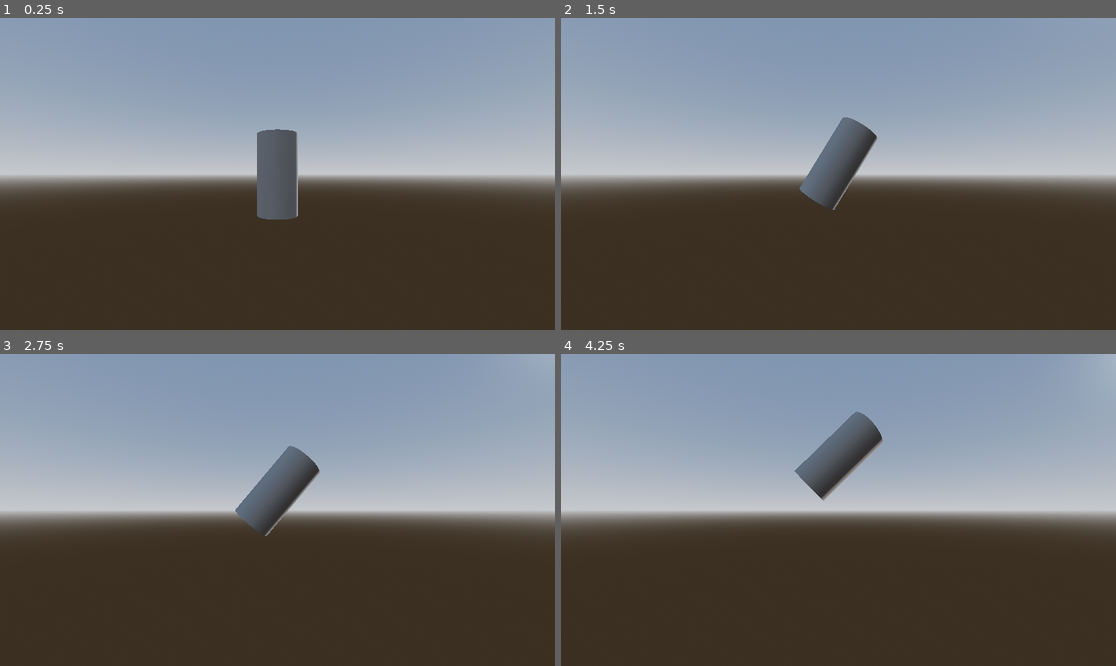
Above: before the commit, frames 1-4 (two rows, left to right).
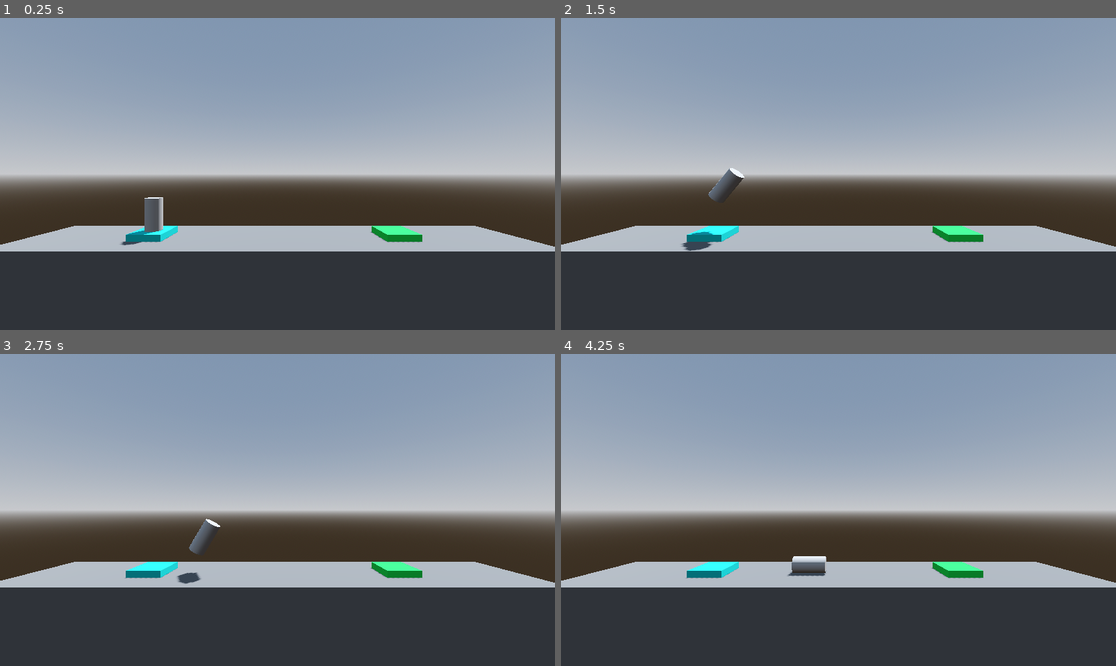
Above: after the commit, the same moments.

Repository: ecnivs/Boost
Game: Godot game, scene res://Level/level.tscn
The game is run twice, just before and just after one commit, with the same random seed, the same clock (stepped at 60 frames per second) and the same inputs. Before the commit the project starts from res://player.tscn.
Inputs:
- Up to frame 1 (0.25 s): no input
- Up to frame 2 (1.5 s): tap Enter (ui_accept) at 0.5, 0.77, 0.8, 1.07, 1.35 s; hold Right (ui_right) 0.53-1.28 s; hold Up (boost, bound only after the commit) 0.53-1.28 s; hold Left (ui_left) from 1.28 s (still down)
- Up to frame 3 (2.75 s): tap Enter (ui_accept) at 1.52, 1.82, 2.3 s; tap Up (boost, bound only after the commit) at 1.55 s; release Left (ui_left) at 2.03 s; hold Right (ui_right) from 2.03 s (still down); hold Up (boost, bound only after the commit) from 2.03 s (still down)
- Up to frame 4 (4.25 s): release Up (boost, bound only after the commit) at 2.78 s; tap Up (boost, bound only after the commit) at 2.85 s; tap Enter (ui_accept) at 3.02, 3.32 s; release Right (ui_right) at 3.53 s; hold Left (ui_left) from 3.53 s (still down); hold Enter (ui_accept) from 3.53 s (still down)

The runs differ from the first frame. In frame 1, 9.7% of the frame differs, in the area x 0-100%, y 35-75%; in frame 2, 9.6%; in frame 3, 9.6%; in frame 4, 9.6%.

Commit message:
Level setup and key mapping

Diff:
--- /dev/null
+++ b/Level/level.tscn
@@ -0,0 +1,58 @@
+[gd_scene load_steps=8 format=3 uid="uid://dj2dfpl52quqd"]
+
+[ext_resource type="PackedScene" uid="uid://2psp66v0861x" path="res://player.tscn" id="1_0530j"]
+
+[sub_resource type="ProceduralSkyMaterial" id="ProceduralSkyMaterial_jvse3"]
+sky_horizon_color = Color(0.64625, 0.65575, 0.67075, 1)
+ground_horizon_color = Color(0.64625, 0.65575, 0.67075, 1)
+
+[sub_resource type="Sky" id="Sky_pel41"]
+sky_material = SubResource("ProceduralSkyMaterial_jvse3")
+
+[sub_resource type="Environment" id="Environment_ti1q6"]
+background_mode = 2
+sky = SubResource("Sky_pel41")
+tonemap_mode = 2
+glow_enabled = true
+
+[sub_resource type="StandardMaterial3D" id="StandardMaterial3D_wjrgo"]
+albedo_color = Color(0.362829, 0.36283, 0.362829, 1)
+
+[sub_resource type="StandardMaterial3D" id="StandardMaterial3D_rbuny"]
+albedo_color = Color(5.77569e-07, 0.692609, 0.692608, 1)
+
+[sub_resource type="StandardMaterial3D" id="StandardMaterial3D_enemn"]
+albedo_color = Color(0.0903373, 0.761911, 0.261992, 1)
+
+[node name="Level" type="Node3D"]
+
+[node name="WorldEnvironment" type="WorldEnvironment" parent="."]
+environment = SubResource("Environment_ti1q6")
+
+[node name="DirectionalLight3D" type="DirectionalLight3D" parent="."]
+transform = Transform3D(-0.866023, -0.433016, 0.250001, 0, 0.499998, 0.866027, -0.500003, 0.749999, -0.43301, 0, 0, 0)
+shadow_enabled = true
+
+[node name="Floor" type="CSGBox3D" parent="."]
+transform = Transform3D(1, 0, 0, 0, 1, 0, 0, 0, 1, 0, -4, 0)
+use_collision = true
+size = Vector3(30, 8, 5)
+material = SubResource("StandardMaterial3D_wjrgo")
+
+[node name="Camera3D" type="Camera3D" parent="Floor"]
+transform = Transform3D(1, 0, 0, 0, 1, 0, 0, 0, 1, 0.2, 7.884, 12.653)
+
+[node name="LaunchPad" type="CSGBox3D" parent="."]
+transform = Transform3D(1, 0, 0, 0, 1, 0, 0, 0, 1, -7.5, 0.2, 0)
+use_collision = true
+size = Vector3(2, 0.4, 2)
+material = SubResource("StandardMaterial3D_rbuny")
+
+[node name="LandingPad" type="CSGBox3D" parent="."]
+transform = Transform3D(1, 0, 0, 0, 1, 0, 0, 0, 1, 7.5, 0.2, 0)
+use_collision = true
+size = Vector3(2, 0.4, 2)
+material = SubResource("StandardMaterial3D_enemn")
+
+[node name="Player" parent="." instance=ExtResource("1_0530j")]
+transform = Transform3D(1, 0, 0, 0, 1, 0, 0, 0, 1, -7.5, 1.4, 0)
--- a/player.gd
+++ b/player.gd
@@ -1,11 +1,11 @@
-extends Node3D
+extends RigidBody3D
 
 func _process(delta: float) -> void:
-	if Input.is_action_pressed("ui_accept"):
-		position.y += delta
+	if Input.is_action_pressed("boost"):
+		apply_central_force(basis.y * delta * 1000)
 
-	if Input.is_action_pressed("ui_left"):
-		rotate_z(delta)
+	if Input.is_action_pressed("rotate_left"):
+		apply_torque(Vector3(0.0, 0.0, 100.0 * delta))
 
-	if Input.is_action_pressed("ui_right"):
-		rotate_z(-delta)
+	if Input.is_action_pressed("rotate_right"):
+		apply_torque(Vector3(0.0, 0.0, -100.0 * delta))
--- a/player.tscn
+++ b/player.tscn
@@ -1,36 +1,22 @@
-[gd_scene load_steps=6 format=3 uid="uid://2psp66v0861x"]
+[gd_scene load_steps=4 format=3 uid="uid://2psp66v0861x"]
 
 [ext_resource type="Script" path="res://player.gd" id="1_1kba3"]
 
-[sub_resource type="ProceduralSkyMaterial" id="ProceduralSkyMaterial_bffij"]
-sky_horizon_color = Color(0.64625, 0.65575, 0.67075, 1)
-ground_horizon_color = Color(0.64625, 0.65575, 0.67075, 1)
-
-[sub_resource type="Sky" id="Sky_mlxtd"]
-sky_material = SubResource("ProceduralSkyMaterial_bffij")
-
-[sub_resource type="Environment" id="Environment_v6os4"]
-background_mode = 2
-sky = SubResource("Sky_mlxtd")
-tonemap_mode = 2
-glow_enabled = true
-
 [sub_resource type="CylinderMesh" id="CylinderMesh_55l8s"]
 
-[node name="Player" type="Node3D"]
+[sub_resource type="CylinderShape3D" id="CylinderShape3D_lka5c"]
+
+[node name="Player" type="RigidBody3D"]
 transform = Transform3D(1, 0, 0, 0, 1, 0, 0, 0, 1, 0, -0.0150769, 0)
+axis_lock_linear_z = true
+axis_lock_angular_x = true
+axis_lock_angular_y = true
+linear_damp = 1.0
+angular_damp = 3.0
 script = ExtResource("1_1kba3")
-
-[node name="WorldEnvironment" type="WorldEnvironment" parent="."]
-environment = SubResource("Environment_v6os4")
-
-[node name="DirectionalLight3D" type="DirectionalLight3D" parent="."]
-transform = Transform3D(-0.866023, -0.433016, 0.250001, 0, 0.499998, 0.866027, -0.500003, 0.749999, -0.43301, 0, 0, 0)
-shadow_enabled = true
 
 [node name="MeshInstance3D" type="MeshInstance3D" parent="."]
 mesh = SubResource("CylinderMesh_55l8s")
 
-[node name="Camera3D" type="Camera3D" parent="."]
-transform = Transform3D(1, 0, 0, 0, 1, 0, 0, 0, 1, 0, 0, 5)
-top_level = true
+[node name="CollisionShape3D" type="CollisionShape3D" parent="."]
+shape = SubResource("CylinderShape3D_lka5c")
--- a/project.godot
+++ b/project.godot
@@ -11,6 +11,27 @@
 [application]
 
 config/name="RocketGd"
-run/main_scene="res://player.tscn"
+run/main_scene="res://Level/level.tscn"
 config/features=PackedStringArray("4.3", "Forward Plus")
 config/icon="res://icon.svg"
+
+[input]
+
+boost={
+"deadzone": 0.5,
+"events": [Object(InputEventKey,"resource_local_to_scene":false,"resource_name":"","device":-1,"window_id":0,"alt_pressed":false,"shift_pressed":false,"ctrl_pressed":false,"meta_pressed":false,"pressed":false,"keycode":0,"physical_keycode":4194320,"key_label":0,"unicode":0,"location":0,"echo":false,"script":null)
+, Object(InputEventKey,"resource_local_to_scene":false,"resource_name":"","device":-1,"window_id":0,"alt_pressed":false,"shift_pressed":false,"ctrl_pressed":false,"meta_pressed":false,"pressed":false,"keycode":0,"physical_keycode":87,"key_label":0,"unicode":119,"location":0,"echo":false,"script":null)
+]
+}
+rotate_left={
+"deadzone": 0.5,
+"events": [Object(InputEventKey,"resource_local_to_scene":false,"resource_name":"","device":-1,"window_id":0,"alt_pressed":false,"shift_pressed":false,"ctrl_pressed":false,"meta_pressed":false,"pressed":false,"keycode":0,"physical_keycode":65,"key_label":0,"unicode":97,"location":0,"echo":false,"script":null)
+, Object(InputEventKey,"resource_local_to_scene":false,"resource_name":"","device":-1,"window_id":0,"alt_pressed":false,"shift_pressed":false,"ctrl_pressed":false,"meta_pressed":false,"pressed":false,"keycode":0,"physical_keycode":4194319,"key_label":0,"unicode":0,"location":0,"echo":false,"script":null)
+]
+}
+rotate_right={
+"deadzone": 0.5,
+"events": [Object(InputEventKey,"resource_local_to_scene":false,"resource_name":"","device":-1,"window_id":0,"alt_pressed":false,"shift_pressed":false,"ctrl_pressed":false,"meta_pressed":false,"pressed":false,"keycode":0,"physical_keycode":68,"key_label":0,"unicode":100,"location":0,"echo":false,"script":null)
+, Object(InputEventKey,"resource_local_to_scene":false,"resource_name":"","device":-1,"window_id":0,"alt_pressed":false,"shift_pressed":false,"ctrl_pressed":false,"meta_pressed":false,"pressed":false,"keycode":0,"physical_keycode":4194321,"key_label":0,"unicode":0,"location":0,"echo":false,"script":null)
+]
+}
